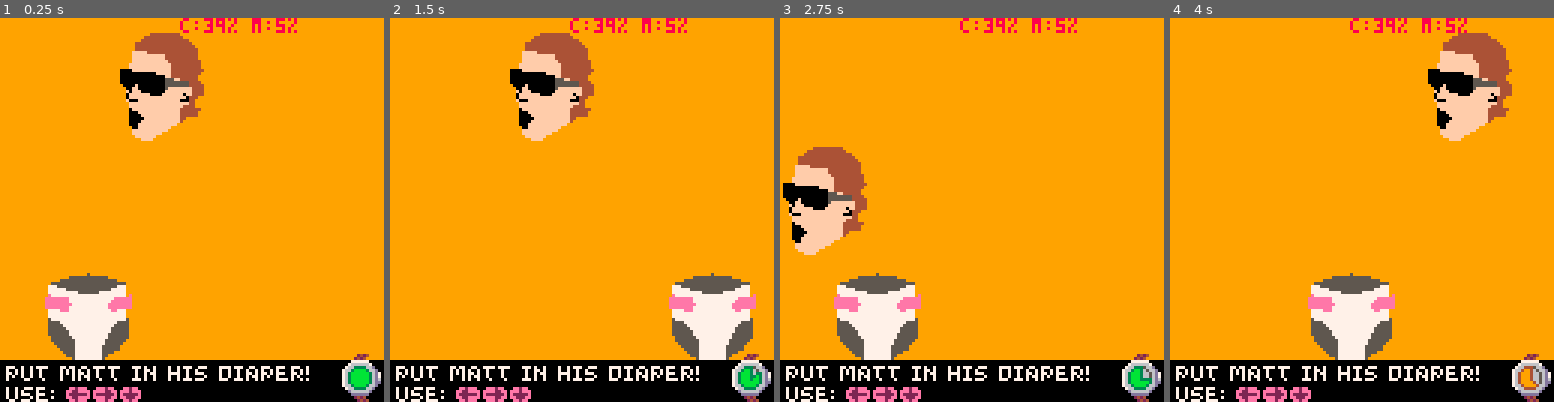
Above: before the commit, frames 1-4 (left to right).
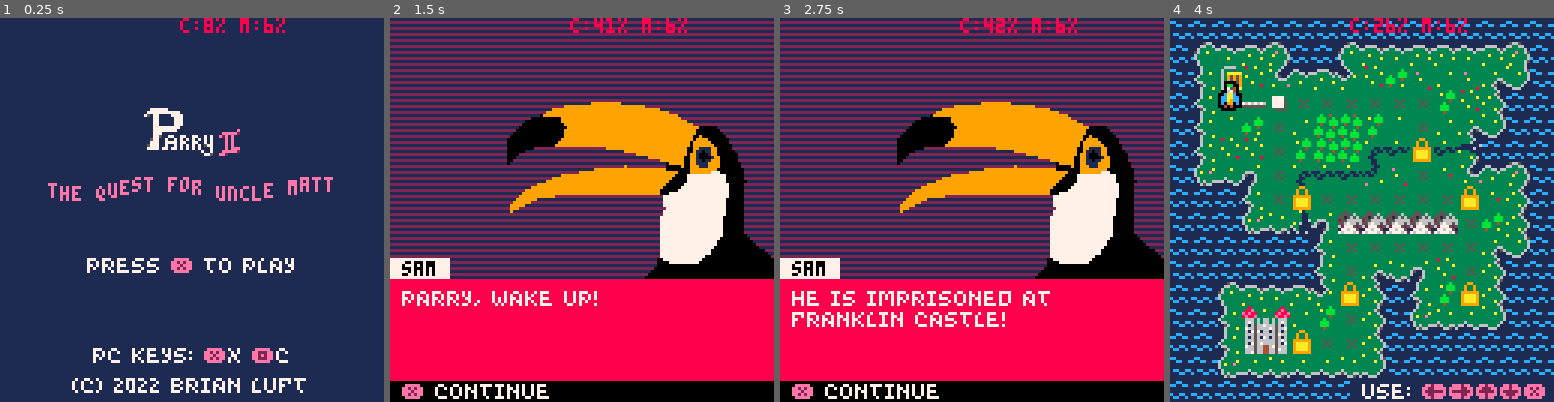
Above: after the commit, the same moments.

Repository: electroly/games
Game: PICO-8 cartridge carts/parry2.p8
Two runs of this game, one before a commit and one after it. Both use one fixed random seed, a clock stepped at 60 frames per second and the inputs below.
Inputs:
- Up to frame 1 (0.25 s): no input
- Up to frame 2 (1.5 s): tap O (Z key) at 0.33, 0.7, 1.43 s; tap X (X key) at 1.07 s
- Up to frame 3 (2.75 s): hold Left 1.97-2.37 s; tap X (X key) at 2.07, 2.4, 2.73 s; tap O (Z key) at 2.22 s; hold Down from 2.42 s (still down)
- Up to frame 4 (4 s): release Down at 2.82 s; hold Right 2.87-3.53 s; tap X (X key) at 3.07, 3.4, 3.73 s; tap O (Z key) at 3.1, 3.98 s; hold Up from 3.58 s (still down)

The runs differ from the first frame. In frame 1, 100% of the frame differs, in the area x 0-100%, y 0-100%; in frame 2, 89%; in frame 3, 88%; in frame 4, 99%.

Commit message:
Parry2 progress

Diff:
--- a/carts/parry2.p8
+++ b/carts/parry2.p8
@@ -2,7 +2,7 @@
 version 36
 __lua__
 --parry ii: the quest for uncle matt
---by electroly
+--by brian luft
 
 function _init()
 	--show cpu and ram
@@ -48,34 +48,45 @@
  	btndn[i]={}
  end
 
+ --last stats, for edge trig.
+ lststat={}
+ statchg={}
+ for i=46,57 do
+ 	lststat[i]=stat(i)
+ 	statchg[i]=false
+ end
+
 	init_font1()
 
 	--scenes
 	scn={
-		title=0,
-		intro=1,
-		gamesuccess=2,
-		gamefailed=3,
-		nextgame=4,
-		game01=10, --matt in diaper
-		game02=11, --lift weights
-		game03=12 --find parry
+		title=0
+		,intro=1
+		,gamesuccess=2
+		,gamefailed=3
+		,nextgame=4
+		,worldmap=5
+		,game01=10 --matt in diaper
+		,game02=11 --lift weights
+		,game03=12 --find parry
+		,lvl01=100
 	}
 
-	playlist={
-		scn.game01,
-		scn.game02,
-		scn.game03
-	}
+	playlist={}
 	playlist_success=scn.title
 	playlist_failed=scn.title
 
-	change_scene(scn.nextgame)
+	--parry's starting position
+	--on the map
+	map_px=2
+	map_py=3
+
+	change_scene(scn.title)
 end
 
 function _update60()
 	ctr+=1
-	if(ctr<0)ctr=32000
+	if(ctr<0)ctr=15000
 
 	--button edge triggering
 	for i=0,5 do
@@ -86,10 +97,20 @@
 		lstbtn[i]=now
 	end
 
+	--stat edge triggering
+ for i=46,57 do
+ 	local lst=lststat[i]
+ 	local now=stat(i)
+ 	statchg[i]=lst!=now
+ 	lststat[i]=now
+ end
+
 	if scene==scn.title then
 		update_title_scene()
 	elseif scene==scn.intro then
-		update_intro_scene()
+		intro_update()
+	elseif scene==scn.worldmap then
+		worldmap_update()
 	elseif scene==scn.game01 then
 		game01_update()
 	elseif scene==scn.game02 then
@@ -100,6 +121,8 @@
 		gamesuccess_update()
 	elseif scene==scn.gamefailed then
 		gamefailed_update()
+	elseif scene==scn.lvl01 then
+		lvl01_update()
 	end
 end
 
@@ -115,7 +138,9 @@
 	if scene==scn.title then
 		draw_title_scene()
 	elseif scene==scn.intro then
-		draw_intro_scene()
+		intro_draw()
+	elseif scene==scn.worldmap then
+		worldmap_draw()
 	elseif scene==scn.game01 then
 		game01_draw()
 	elseif scene==scn.game02 then
@@ -126,6 +151,8 @@
 		gamesuccess_draw()
 	elseif scene==scn.gamefailed then
 		gamefailed_draw()
+	elseif scene==scn.lvl01 then
+		lvl01_draw()
 	end
 
 	if show_debug_info then
@@ -150,11 +177,13 @@
 	scene=n
 	scst={} --scene state
 	ctr=0
-	music(-1)
 	if scene==scn.title then
 		music(0)
 	elseif scene==scn.intro then
-		music(3)
+		intro_init()
+	elseif scene==scn.worldmap then
+		music(6)
+		worldmap_init()
 	elseif scene==scn.game01 then
 		game01_init()
 	elseif scene==scn.game02 then
@@ -165,6 +194,8 @@
 		gamesuccess_init()
 	elseif scene==scn.gamefailed then
 		gamefailed_init()
+	elseif scene==scn.lvl01 then
+		lvl01_init()
 	end
 end
 
@@ -185,7 +216,154 @@
 	if(btndn[5])change_scene(scn.intro)
 end
 
-function map_flip_waves()
+--intro--
+function intro_init()
+	music(3)
+	int_step=0
+end
+
+function intro_update()
+ if int_step==0 then
+ 	sfx(0,3)
+ 	int_step=1
+	elseif btndn[btn_x] then
+		sfx(0,3)
+		int_step+=1
+	end
+end
+
+function intro_draw()
+	rectpattern(0,0,127,127,
+		clr_dblu,clr_dblu,
+		clr_dpur,clr_dpur)
+
+	if int_step==1 then
+		sam_dlg({
+			"parry, wake up!"
+		})
+	elseif int_step==2 then
+		parry_dlg({
+			"ugh..."
+			,""
+			,"what do you want?"
+		})
+	elseif int_step==3 then
+		sam_dlg({
+			"uncle matt has been"
+			,"captured by the villain"
+			,"will rabbit!"
+		})
+	elseif int_step==4 then
+		sam_dlg({
+			"he is imprisoned at"
+			,"franklin castle!"
+		})
+	elseif int_step==5 then
+		parry_dlg({
+			"oh no!"
+			,""
+			,"it's up to me to save him!"
+		})
+	elseif int_step==6 then
+		sam_dlg({
+			"i know! that's why i told"
+			,"you!"
+			,""
+			,"see ya!"
+		})
+	elseif int_step==7 then
+		change_scene(scn.worldmap)
+	end
+end
+--end intro--
+
+--worldmap--
+function worldmap_init()
+	--map_px, map_py already set
+	map_odd=false
+	map_pulse=0
+	map_offx=0
+	map_offy=0
+end
+
+function worldmap_canmove(offx,offy)
+	return fget(mget(
+		map_px+offx,map_py+offy),0)
+end
+
+function worldmap_update()
+	map_pulse+=1
+	if statchg[50] then
+		if	(stat(50)%4)==0 then
+			worldmap_flip_waves()
+			map_odd=not map_odd
+		end
+		if (stat(50)%8)==0 then
+			map_pulse=0
+		end
+	end
+
+	if btndn[btn_x] then
+		if map_px==4 and map_px==4 then
+			music(-1)
+			sfx(2,3)
+			change_scene(scn.lvl01)
+		end
+	end
+
+	if map_offx<=-8 then
+		map_px-=1
+		map_offx=0
+	elseif map_offx>=8 then
+		map_px+=1
+		map_offx=0
+	elseif map_offx>0 then
+		map_offx+=1
+	elseif map_offx<0 then
+		map_offx-=1
+	end
+	if map_offx==0 then
+		if	btn(btn_l) then
+			if(worldmap_canmove(-1,0))map_offx=-1
+		elseif btn(btn_r) then
+			if(worldmap_canmove(1,0))map_offx=1
+		end
+	end
+
+	if map_offy<=-8 then
+		map_py-=1
+		map_offy=0
+	elseif map_offy>=8 then
+		map_py+=1
+		map_offy=0
+	elseif map_offy>0 then
+		map_offy+=1
+	elseif map_offy<0 then
+		map_offy-=1
+	end
+	if map_offy==0 then
+		if	btn(btn_u) then
+			if(worldmap_canmove(0,-1))map_offy=-1
+		elseif btn(btn_d) then
+			if(worldmap_canmove(0,1))map_offy=1
+		end
+	end
+end
+
+function worldmap_draw()
+	map(0,0,0,0,16,16)
+	local parspr=2
+	local px=map_offx+map_px*8
+	local py=map_offy+map_py*8
+	if(map_odd)parspr=3
+	sproutline(parspr,0,px,py-2)
+
+	rectfill(60,121,127,127,1)
+	print_font1("use: ⬅️➡️⬆️⬇️❎",
+		64,122)
+end
+
+function worldmap_flip_waves()
 	for x=0,16 do
 		for y=0,16 do
 			local s=mget(x,y)
@@ -198,24 +376,60 @@
 		end
 	end
 end
-
-function draw_map()
-	if((ctr%45)==0)map_flip_waves()
-	map(0,0,0,0,16,16)
-end
-
-function update_intro_scene()
- if(ctr==120)sfx(0,0)
-	if ctr>120 then
-		if(btndn[5])change_scene(scn.game01)
-	end
-end
-
-function draw_intro_scene()
-	cls(0)
-	draw_map()
-	if(ctr>=120)draw_dlg({"will m. rabbit has","imprisoned uncle matt","at franklin castle!","","are you a bad enough","bird to rescue uncle","matt?","","  ❎ continue"},20)
-end
+--end worldmap--
+
+--lvl01--
+function lvl01_init()
+	l01_step=0
+end
+
+function lvl01_update()
+	if btndn[btn_x] then
+		sfx(0,3)
+		l01_step+=1
+	end
+end
+
+function lvl01_draw()
+	rectpattern(0,0,127,127,
+		clr_whi,clr_dblu,
+		clr_whi,clr_dblu)
+	if ctr<60 then
+		cls(clr_bla)
+	elseif l01_step==0 then
+		buzz_dlg({
+			"hey, parry! parry!"
+			,""
+			,"wait up!"
+		})
+	elseif l01_step==1 then
+		parry_dlg({
+			"hi buzz. i'm on a mission"
+			,"to save uncle matt!"
+			,""
+			,"can this wait?"
+		})
+	elseif l01_step==2 then
+		buzz_dlg({
+			"yes, i'm sure uncle matt"
+			,"can wait!"
+			,""
+			,"it'll only take a minute."
+		})
+	elseif l01_step==3 then
+		buzz_dlg({
+			"i just need a few things..."
+		})
+	elseif l01_step==4 then
+		parry_dlg({
+			"(sigh.) fine."
+			,""
+			,"but then i need to"
+			,"get back to my quest!"
+		})
+	end
+end
+--end lvl01--
 
 -->8
 --art
@@ -465,6 +679,95 @@
 	if(i<8)spr(72+i,116,116)
 end
 
+function art_portrait_parry(x,y)
+	poly_start(x,y,1,1)
+	polys({
+		--inside of mouth
+		"0000 6128 6239 6945 7136 7636 7126 6128"
+		--top of head
+		,"0011 7303 7707 6207 5505 6002 7303"
+		--face
+		,"0007 4613 5008 5505 6207 7707 8013 7513 7215 6917 6522 6326 6031 5735 5941 5338 4935 4731 4725 4920 4618 4613"
+		--beak top
+		,"0004 8013 8120 8032 7938 7741 7543 7436 7133 6631 6229 6326 6522 6917 7215 7513 8013"
+		--beak bottom
+		,"0004 6228 6536 6640 6743 7046 6445 5941 5734 6031 6228"
+		--tongue
+		,"0014 6733 6736 6839 7139 7237 7034 6733"
+		--eye
+		,"0000 5412 5614 5617 5318 5215 5412"
+		--neck
+		,"0000 4516 4125 4228 4431 4636 5040 5744 6045 6445 5941 5338 4935 4731 4725 4920 4618 4613 4516"
+		--chest
+		,"0010 4613 4021 3731 3639 4143 4650 4459 3871 3280 2590 2699 6399 6795 7090 7279 7373 7563 7355 7151 7046 6445 6045 5744 5040 4636 4431 4228 4125 4516 4613"
+		--left wing
+		,"0012 3639 4143 4650 4459 3871 3280 2590 2198 1799 1691 1779 1867 1961 2153 2545 2840 3639"
+		--right wing
+		,"0012 7341 7746 7851 7758 7563 7355 7151 7045 7042 7341"
+		--face lines
+		,"9999 0000 5622 5122 4920"
+		,"9999 0000 5724 5027 4824"
+		,"9999 0000 5727 5329 4932"
+		,"9999 0000 6119 5916 6012 5908"
+		,"9999 0000 6415 6212 6311 6108"
+		,"9999 0000 6613 6610 6509 6613"
+	})
+end
+
+
+function art_portrait_sam(x,y)
+	poly_start(x,y,1,1)
+	polys({
+		--body
+		"0000 7416 8016 8420 8725 8930 9034 8945 9052 9355 9657 9960 9966 5766 6162 6259 7148 6339 6138 6429 7416"
+		--beak top
+		,"0009 2212 2813 3016 2919 2622 3922 5024 6227 6929 7122 7416 6712 6110 5609 4808 3908 3009 2610 2212"
+		--beak top black part
+		,"0000 2622 1923 1425 1128 1121 1516 1913 2212 2813 3016 2919 2622"
+		--beak bottom
+		,"0009 1244 1242 1737 2434 2932 3531 4030 5029 6330 6731 6138 2639 2040 1244"
+		--white part of body
+		,"0007 7231 7831 8030 8332 8435 8439 8345 8252 7858 7461 6561 6259 6251 6345 6443 6341 6339 6538 6837 7134 7231"
+		--orange part around eye
+		,"0009 7519 7720 8023 8126 8129 8030 7831 7231 7229 7324 7322 7519"
+		--blue part around eye
+		,"0001 7523 7823 7926 7729 7529 7427 7425 7523"
+		--eye
+		,"0000 7624 7826 7627 7526 7624"
+	})
+end
+
+function art_portrait_buzz(x,y)
+	poly_start(x,y,0.35,0.35)
+	polys({
+		--right wing
+		"0005 5028 4920 4910 5006 5202 5500 5805 6111 6312 6515 6523 6325 5028"
+		--body, black parts
+		,"0000 3927 5023 5523 6125 8845 9150 9253 9461 9363 8863 8465 7069 6766 5157 4957 4353 4247 2746 2343 2339 2436 2631 3029 3428 3927"
+		,"0000 2746 2750 2854 2563 2665 3153 3548 3746 2746"
+		--body, yellow parts
+		,"0010 4543 4338 4235 4132 4126 4423 5023 5028 5032 5334 4940 4743 4543"
+		,"0010 5941 6539 6936 7535 8035 8338 8640 8943 8646 8050 7651 7253 6752 6648 6643 5941"
+		,"0010 7357 7658 7960 8064 8072 7677 7173 7069 7059 7357"
+		,"0010 5759 6560 6764 6766 6568 5663 5661 5759"
+		--body, white parts
+		,"0007 9461 9467 9273 8878 8580 7879 7776 8072 8065 8465 8863 9363 9461"
+		--legs
+		,"9999 0000 3846 3653 3662 3172"
+		,"9999 0000 4247 4156 4064 4169 4073 3875"
+		,"9999 0000 5157 5166 4675 4484"
+		,"9999 0000 5659 5768 5276 5282 5085"
+		,"9999 0000 6262 6075 5979 5886 5687"
+		,"9999 0000 7173 6888 7098"
+		--left wing
+		,"0006 5136 5434 6724 8011 8507 9104 9503 9608 9313 9019 8823 8429 7933 7335 6835 6534 5935 5437 5237 5136"
+		--antennas
+		,"9999 0000 2830 2825 2120 1017"
+		,"9999 0000 2535 2129 1729 0730 0133"
+		--eye
+		,"0007 3235 3537 3239 3038 3036 3235"
+	})
+end
 -->8
 --games
 
@@ -818,9 +1121,9 @@
 		font1.charmap[ch]=charmap
 	end
 
-	local numbersx={0,3,6,9,12,15,18,21,24,27,30,38,46,53,60,67,74,75,77,79,81,83,84,85,89}
+	local numbersx={0,3,6,9,12,15,18,21,24,27,30,38,46,53,60,67,74,75,77,79,81,83,84,85,89,91}
 	local numbersy=53
-	local numbers="0123456789⬅️➡️⬆️⬇️❎🅾️., ():!?"
+	local numbers="0123456789⬅️➡️⬆️⬇️❎🅾️., ():!?'"
 	for i=1,#numbers do
 		local ch=sub(numbers,i,i)
 		local charmap={}
@@ -832,7 +1135,8 @@
 	end
 end
 
-function print_font1(t,x,y)
+function print_font1(t,x,y,c)
+	if(c!=nil)pal(7,c)
 	for i=1,#t do
 		local ch=sub(t,i,i)
 		local rct=font1.charmap[ch]
@@ -841,6 +1145,7 @@
 			x+=rct.w+1
 		end
 	end
+	if(c!=nil)pal()
 end
 
 function font1_width(t)
@@ -856,39 +1161,22 @@
 end
 ---end font1
 
-function draw_dlg(ts,y)
+function draw_dlg(ts,y,bg)
+	bg=bg or clr_dpur
 	local maxw=0
 	for _,t in pairs(ts) do
 		maxw=max(font1_width(t),maxw)
 	end
 	local x=centerx(maxw+16)
-	draw_dlg_box(x,y,maxw+16,16+#ts*6)
+	local w=maxw+15
+	local h=15+#ts*6
+	rectfill(x+3,y+3,x+w-4,y+h-4,
+		bg)
 	y+=8
 	for _,t in pairs(ts) do
-		print_font1(t,x+8,y,7)
+		print_font1(t,x+8,y)
 		y+=6
 	end
-end
-
-function draw_dlg_box(x,y,w,h)
-	--background
-	rectfill(x+1,y+1,x+w-2,y+h-2,13)
-	--top line
-	line(x+2,y,x+w-3,y,7)
-	--left line
-	line(x,y+2,x,y+h-3,7)
-	--right line
-	line(x+w-1,y+2,x+w-1,y+h-3,1)
-	--bottom line
-	line(x+2,y+h-1,x+w-3,y+h-1,1)
-	--upper left
-	spr(68,x,y)
-	--upper right
-	spr(69,x+w-8,y)
-	--lower left
-	spr(84,x,y+h-8)
-	--lower right
-	spr(85,x+w-8,y+h-8)
 end
 
 function print_wavy(t,x,y,c)
@@ -1051,12 +1339,25 @@
  end
 end
 
-function recthalftone(x1,y1,x2,y2,c1,c2)
+function recthalftone(
+		x1,y1,x2,y2,c1,c2)
+	rectpattern(x1,y1,x2,y2,
+		c1,c2,
+		c2,c1)
+end
+
+function rectpattern(
+		x1,y1,x2,y2,c1a,c1b,c2a,c2b)
+	local bytes={
+		c1a|(c1b<<4)
+		,c2a|(c2b<<4)
+	}
+	local len=flr((x2-x1+1)/2)
+
 	for y=y1,y2 do
-		line(x1,y,x2,y,c1)
-		for x=x1+(y%2),x2,2 do
-			pset(x,y,c2)
-		end
+		local ptr=0x6000+64*y+flr(x1/2)
+		memset(ptr,bytes[y%2+1],len)
+		ptr+=64
 	end
 end
 
@@ -1075,101 +1376,167 @@
 		(x2-x1)^2+(y2-y1)^2)
 end
 
-…(80 lines of a section not shown)…
+function parry_dlg(ts)
+	art_portrait_parry(-10,10)
+	char_dlg(ts,"parry",clr_lav)
+end
+
+function sam_dlg(ts)
+	art_portrait_sam(28,20)
+	char_dlg(ts,"sam",clr_red)
+end
+
+function buzz_dlg(ts)
+	art_portrait_buzz(70,20)
+	char_dlg(ts,"buzz",
+		clr_ora,clr_yel,clr_bla,clr_yel)
+end
+
+function char_dlg(ts,name,
+		bg,bg2,fg,border)
+	local y=80
+	rectfill(
+		0,y,
+		4*#name+7,y+6,
+		clr_whi)
+	print(name,4,y+1,clr_bla)
+
+	y+=7
+	recthalftone(
+		0,y,
+		127,121,
+		bg,
+		bg2 or bg)
+	y+=4
+	for _,t in pairs(ts) do
+		if border!=nil then
+			for i=-1,1 do
+				for j=-1,1 do
+					print_font1(t,4+i,y+j,border)
+				end
+			end
+		end
+		print_font1(t,4,y,fg)
+		y+=7
+	end
+
+	rectfill(
+		0,121,
+		127,127,
+		clr_bla)
+	print_font1("❎ continue",4,122)
+end
+
+function sproutline(n,c,x,y)
+  for i=1,15 do
+    pal(i,c)
+  end
+  for i=-1,1 do
+  	for j=-1,1 do
+  		spr(n,x+i,y+j)
+  	end
+  end
+  pal()
+  spr(n,x,y)
+end
+…(80 lines of a section not shown)…
+__gff__
+0000000000000000000000000000000000000000000000000000000001010101000000000000000000000000010101000000000000000000000000010101010000000000000000000000000000000000000000000000000000000000000000000000000000000000000000000000000000000000000000000000000000000000
+0000000000000000000000000000000000000000000000000000000000000000000000000000000000000000000000000000000000000000000000000000000000000000000000000000000000000000000000000000000000000000000000000000000000000000000000000000000000000000000000000000000000000000
 __map__
 2929292929292929292929292929292900000000000000000000000000000000000000000000000000000000000000000000000000000000000000000000000000000000000000000000000000000000000000000000000000000000000000000000000000000000000000000000000000000000000000000000000000000000
 1710381112171710113811113811121700000000000000000000000000000000000000000000000000000000000000000000000000000000000000000000000000000000000000000000000000000000000000000000000000000000000000000000000000000000000000000000000000000000000000000000000000000000
 29203a2133381134212824142436322900000000000000000000000000000000000000000000000000000000000000000000000000000000000000000000000000000000000000000000000000000000000000000000000000000000000000000000000000000000000000000000000000000000000000000000000000000000
-17203b3c3b3c3c3c3c3c2c192122171700000000000000000000000000000000000000000000000000000000000000000000000000000000000000000000000000000000000000000000000000000000000000000000000000000000000000000000000000000000000000000000000000000000000000000000000000000000
-292023281c14181819231c143632292900000000000000000000000000000000000000000000000000000000000000000000000000000000000000000000000000000000000000000000000000000000000000000000000000000000000000000000000000000000000000000000000000000000000000000000000000000000
-172021211c19181815251d252617171700000000000000000000000000000000000000000000000000000000000000000000000000000000000000000000000000000000000000000000000000000000000000000000000000000000000000000000000000000000000000000000000000000000000000000000000000000000
-293039351c15252516241c133338122900000000000000000000000000000000000000000000000000000000000000000000000000000000000000000000000000000000000000000000000000000000000000000000000000000000000000000000000000000000000000000000000000000000000000000000000000000000
-171717203d2d3c3c3c3c2e3c3b13221700000000000000000000000000000000000000000000000000000000000000000000000000000000000000000000000000000000000000000000000000000000000000000000000000000000000000000000000000000000000000000000000000000000000000000000000000000000
-292929303137352f2f2f2f2f1c28222900000000000000000000000000000000000000000000000000000000000000000000000000000000000000000000000000000000000000000000000000000000000000000000000000000000000000000000000000000000000000000000000000000000000000000000000000000000
-171717171717203e3c3c3c3c1e36321700000000000000000000000000000000000000000000000000000000000000000000000000000000000000000000000000000000000000000000000000000000000000000000000000000000000000000000000000000000000000000000000000000000000000000000000000000000
-292929292929201c363135211c22292900000000000000000000000000000000000000000000000000000000000000000000000000000000000000000000000000000000000000000000000000000000000000000000000000000000000000000000000000000000000000000000000000000000000000000000000000000000
-171710113811343b221720193b22171700000000000000000000000000000000000000000000000000000000000000000000000000000000000000000000000000000000000000000000000000000000000000000000000000000000000000000000000000000000000000000000000000000000000000000000000000000000
-2929201a1b14191c222930313932292900000000000000000000000000000000000000000000000000000000000000000000000000000000000000000000000000000000000000000000000000000000000000000000000000000000000000000000000000000000000000000000000000000000000000000000000000000000
-1717202a2b3b3c1f221717171717171700000000000000000000000000000000000000000000000000000000000000000000000000000000000000000000000000000000000000000000000000000000000000000000000000000000000000000000000000000000000000000000000000000000000000000000000000000000
+17203d3c3b0f0f0f0f0f0f192122171700000000000000000000000000000000000000000000000000000000000000000000000000000000000000000000000000000000000000000000000000000000000000000000000000000000000000000000000000000000000000000000000000000000000000000000000000000000
+292023280f14181819230f143632292900000000000000000000000000000000000000000000000000000000000000000000000000000000000000000000000000000000000000000000000000000000000000000000000000000000000000000000000000000000000000000000000000000000000000000000000000000000
+172021210f19181815253f252617171700000000000000000000000000000000000000000000000000000000000000000000000000000000000000000000000000000000000000000000000000000000000000000000000000000000000000000000000000000000000000000000000000000000000000000000000000000000
+293039350f15252516240f133338122900000000000000000000000000000000000000000000000000000000000000000000000000000000000000000000000000000000000000000000000000000000000000000000000000000000000000000000000000000000000000000000000000000000000000000000000000000000
+171717200f3f0f0f0f0f0f0f3f13221700000000000000000000000000000000000000000000000000000000000000000000000000000000000000000000000000000000000000000000000000000000000000000000000000000000000000000000000000000000000000000000000000000000000000000000000000000000
+292929303137352f2f2f2f2f0f28222900000000000000000000000000000000000000000000000000000000000000000000000000000000000000000000000000000000000000000000000000000000000000000000000000000000000000000000000000000000000000000000000000000000000000000000000000000000
+171717171717200f0f0f0f0f0f36321700000000000000000000000000000000000000000000000000000000000000000000000000000000000000000000000000000000000000000000000000000000000000000000000000000000000000000000000000000000000000000000000000000000000000000000000000000000
+292929292929200f363135210f22292900000000000000000000000000000000000000000000000000000000000000000000000000000000000000000000000000000000000000000000000000000000000000000000000000000000000000000000000000000000000000000000000000000000000000000000000000000000
+171710113811343f221720193f22171700000000000000000000000000000000000000000000000000000000000000000000000000000000000000000000000000000000000000000000000000000000000000000000000000000000000000000000000000000000000000000000000000000000000000000000000000000000
+2929201a1b14190f222930313932292900000000000000000000000000000000000000000000000000000000000000000000000000000000000000000000000000000000000000000000000000000000000000000000000000000000000000000000000000000000000000000000000000000000000000000000000000000000
+1717202a2b3f0f0f221717171717171700000000000000000000000000000000000000000000000000000000000000000000000000000000000000000000000000000000000000000000000000000000000000000000000000000000000000000000000000000000000000000000000000000000000000000000000000000000
 2929303931393931322929292929292900000000000000000000000000000000000000000000000000000000000000000000000000000000000000000000000000000000000000000000000000000000000000000000000000000000000000000000000000000000000000000000000000000000000000000000000000000000
 1717171717171717171717171717171700000000000000000000000000000000000000000000000000000000000000000000000000000000000000000000000000000000000000000000000000000000000000000000000000000000000000000000000000000000000000000000000000000000000000000000000000000000
 
Not shown, changed: 50 lines of the sprite sheet (__gfx__) section of carts/parry2.p8
Not shown, changed: the sound effects (__sfx__) section of carts/parry2.p8
Not shown, changed: LICENSE
Not shown, added: tracer.linq
